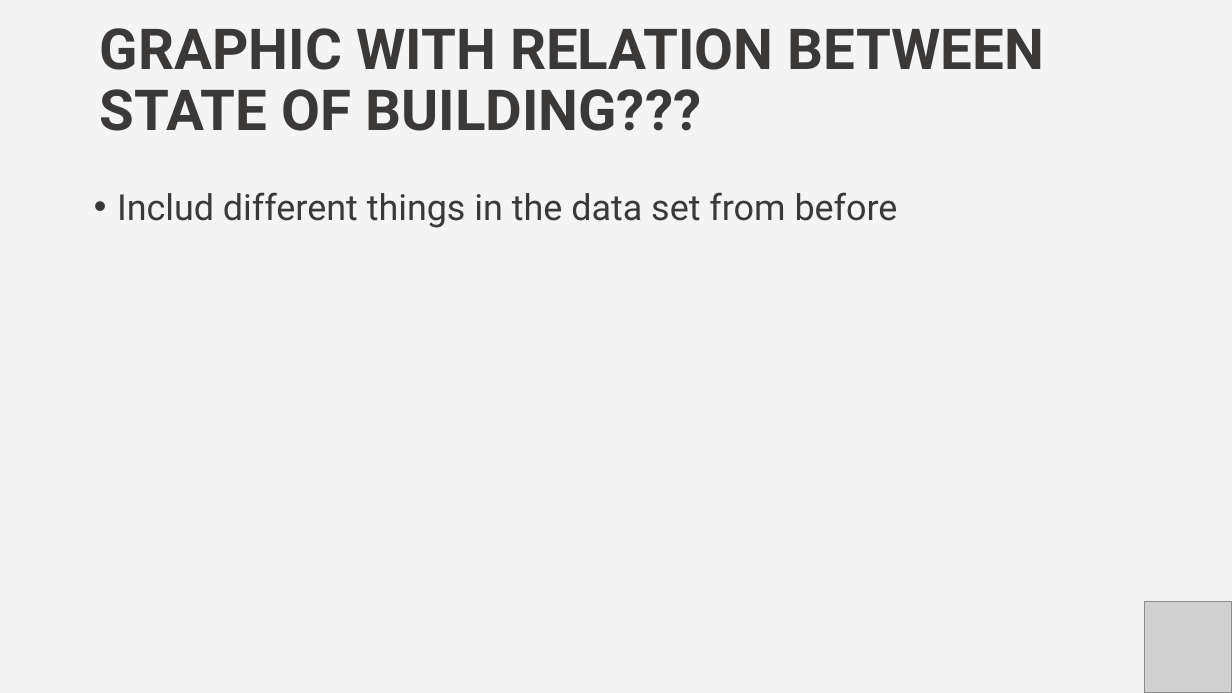
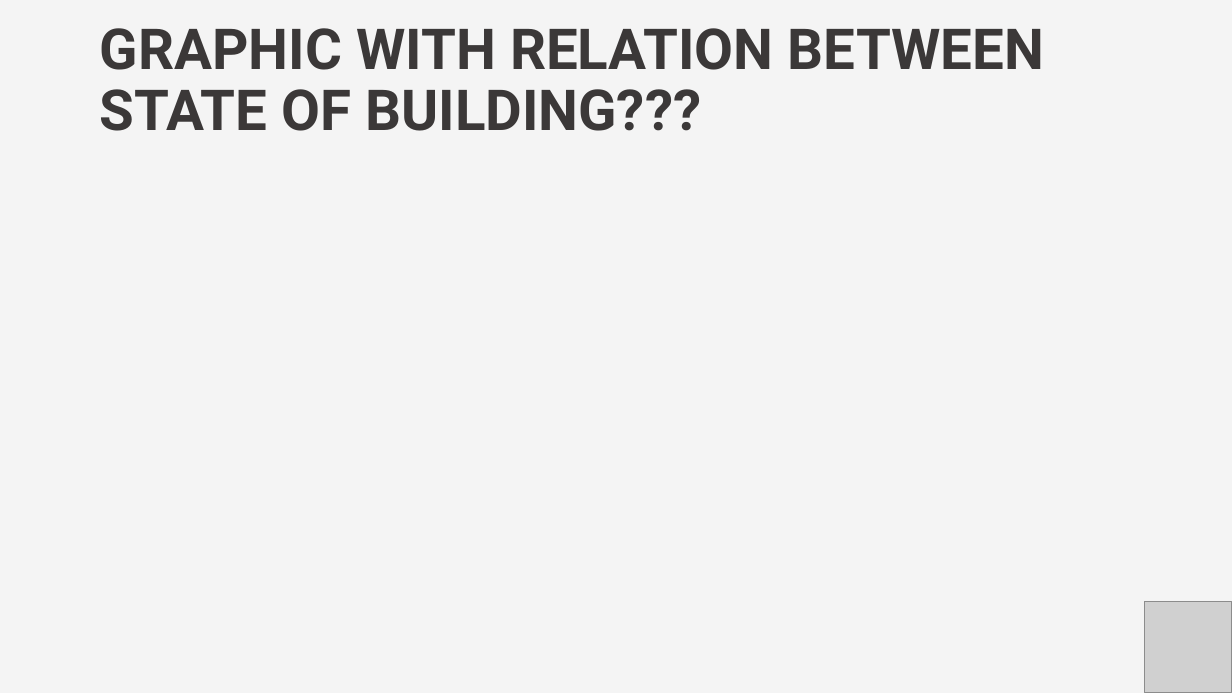
Before and after one commit to Roldan87/challenge-regression, a slide deck: slide 7 of regression_presentation.pptx. Drawn at 1232x693 pixels with LibreOffice and Linux fonts; fonts in the diff are those of the drawing; grey boxes stand for pictures. Boxes give left, top, right and bottom in pixels: in the first picture for what was removed or moved away, otherwise in the second. Text is boxed around its words. In the diff, an @@ line names an element or a change of style, - is before the commit and + after.

```diff
--- a/regression_presentation.pptx
+++ b/regression_presentation.pptx
@@ text removed at box(117, 192, 898, 228) @@
-• Includ different things in the data set from before
```
Also in this commit, not shown: 3 other slides changed, 2 slides added.
